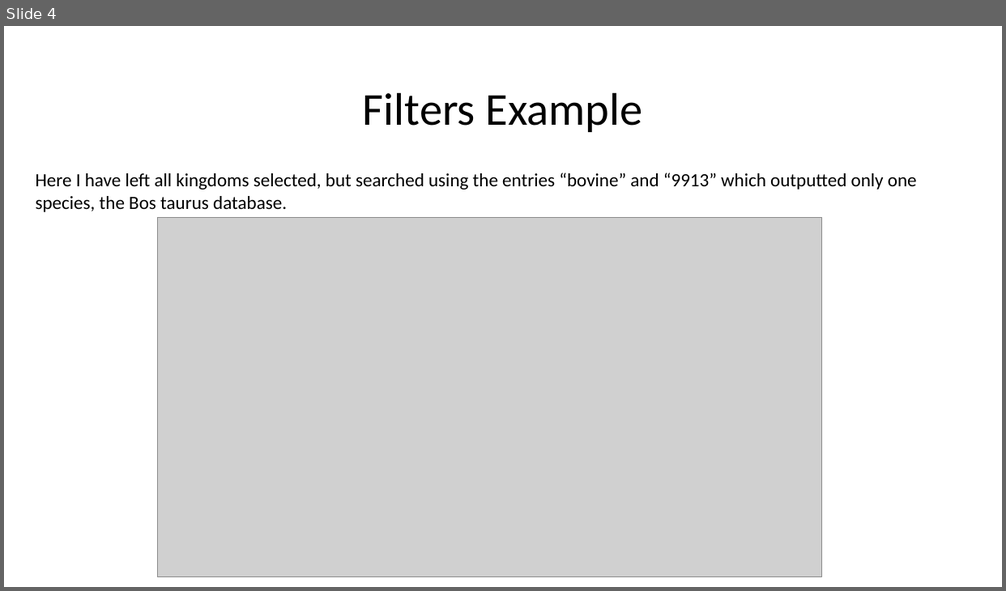
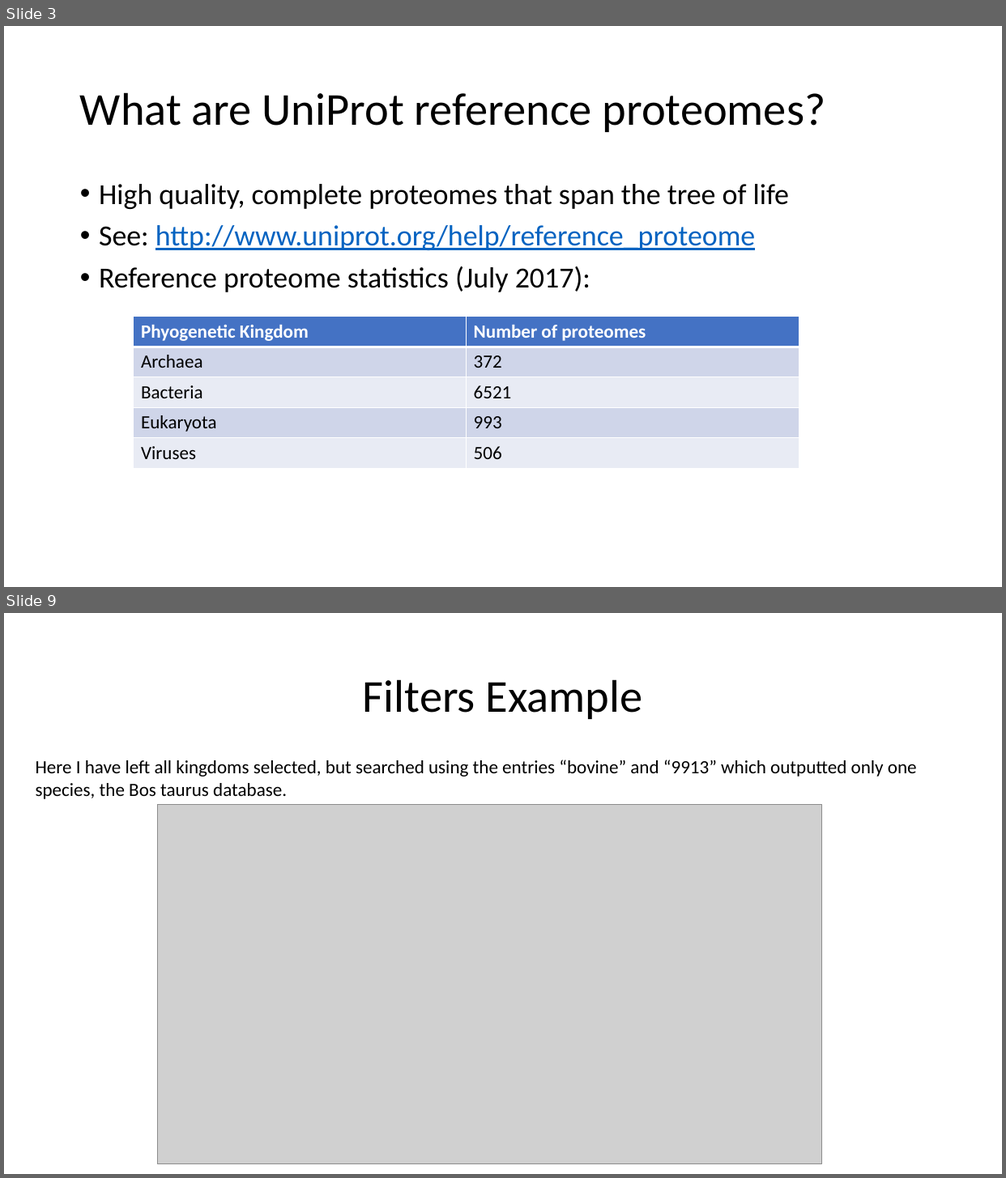
Before and after one commit to lily-liang12/Reference_Proteome_Manager, a slide deck: User Guide.pptx. Shown one above the other, each under a label of ours: slide 4 before the commit, slides 3 and 9 after it; the slides between them are not shown. The pictures are 1006x591 and 1006x1178 pixels, drawn with LibreOffice and Linux fonts; fonts in the diff are those of the drawing; grey boxes stand for pictures. Boxes give left, top, right and bottom in pixels: in the first picture for what was removed or moved away, otherwise in the second. Text is boxed around its words. In the diff, an @@ line names an element or a change of style, - is before the commit and + after.

```diff
--- a/User Guide.pptx
+++ b/User Guide.pptx
@@ slide 3 added at [4, 26, 1002, 587], background #FFFFFF @@
@@ title added at [80, 92, 826, 132], 44 pt, text #000000 @@
+What are UniProt reference proteomes?
@@ text added at [99, 184, 789, 292], 28 pt, text #000000 @@
+• High quality, complete proteomes that span the tree of life
+• See: http://www.uniprot.org/help/reference_proteome
+• Reference proteome statistics (July 2017):
@@ table added at [134, 317, 799, 468], 5 rows, 2 columns @@
+Phyogenetic Kingdom | Number of proteomes
+Archaea | 372
+Bacteria | 6521
+Eukaryota | 993
+Viruses | 506
@@ what was slide 4 is now slide 9 @@
```
Also in this commit, not shown: 5 slides changed, 4 other slides added.
